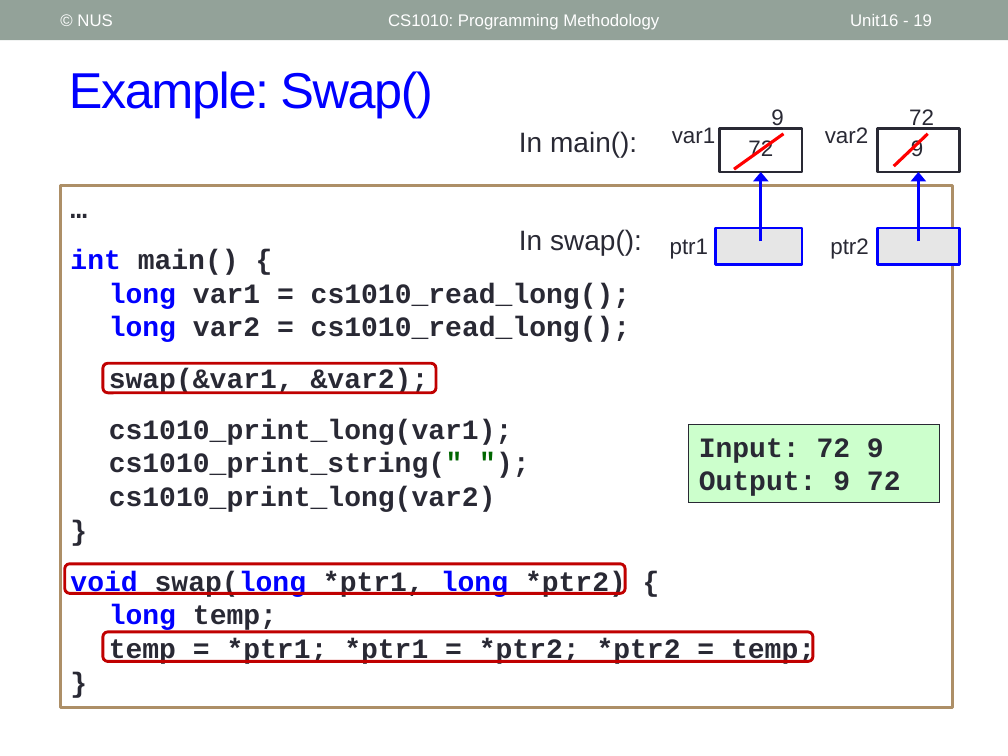
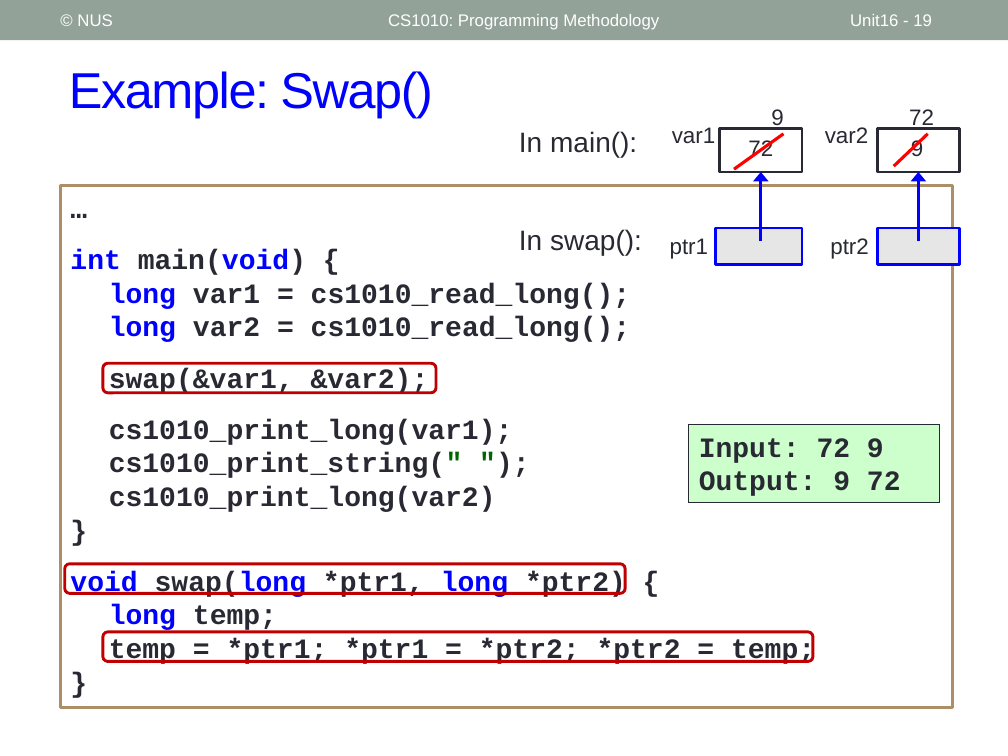
Before and after one commit to nus-cs1010-2526-s2/website, a slide deck: slide 19 of slides/Week8.pptx. Drawn at 1008x756 pixels with LibreOffice and Linux fonts; fonts in the diff are those of the drawing. Boxes give left, top, right and bottom in pixels: in the first picture for what was removed or moved away, otherwise in the second. Text is boxed around its words. In the diff, an @@ line names an element or a change of style, - is before the commit and + after.

```diff
--- a/slides/Week8.pptx
+++ b/slides/Week8.pptx
@@ text in rectangle at (x1=70, y1=249, x2=306, y2=275): text changed; text colour #292934 to #0000FF @@
-int main() {
+int main(void) {
```
Also in this commit, not shown: 2 other slides changed, 31 other files.
